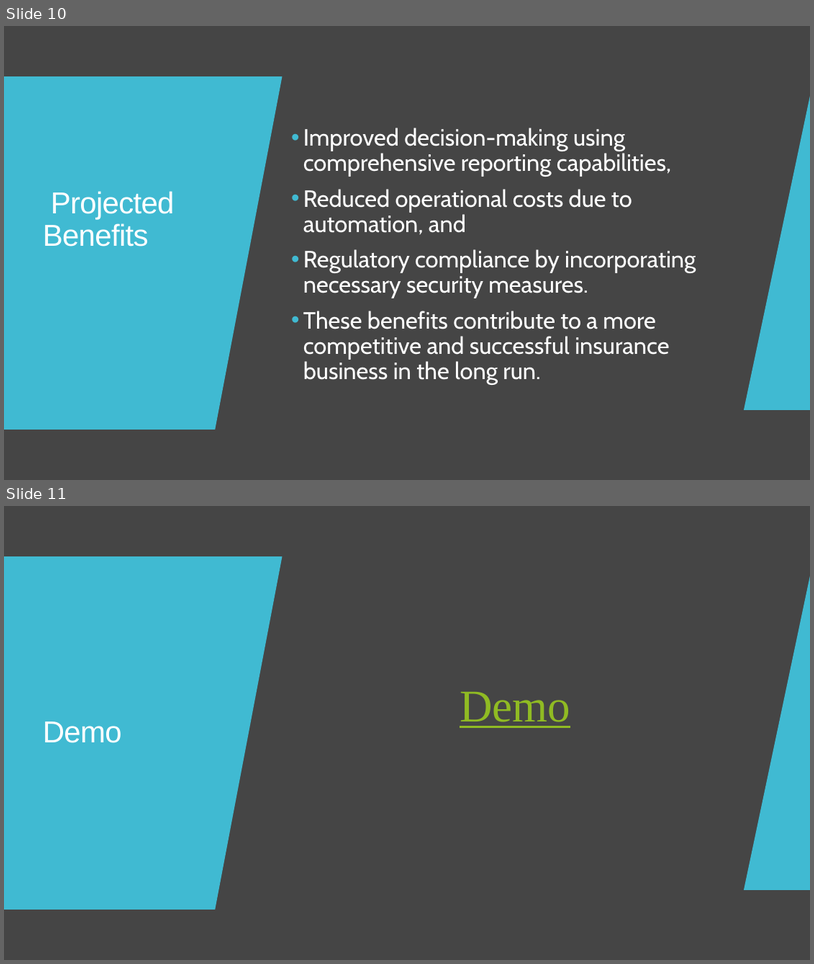
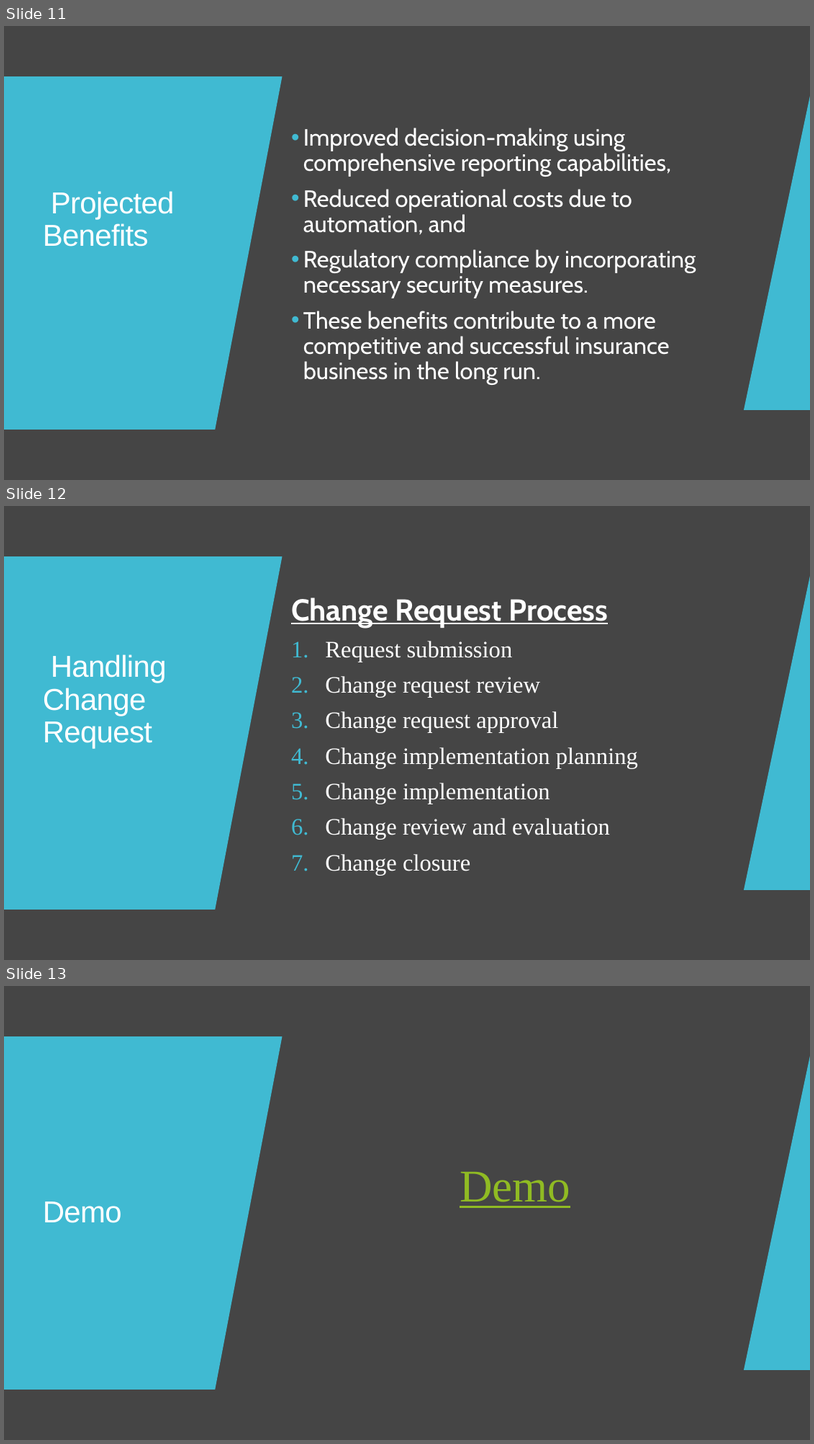
Before and after one commit to SarveshChand12/CS415-Project-Documentation, a slide deck: CS415 Release 1 Presentation.pptx. Shown one above the other, each under a label of ours: slides 10 and 11 before the commit, slides 11, 12 and 13 after it. The pictures are 814x964 and 814x1444 pixels, drawn with LibreOffice and Linux fonts; fonts in the diff are those of the drawing. Boxes give left, top, right and bottom in pixels: in the first picture for what was removed or moved away, otherwise in the second. Text is boxed around its words. In the diff, an @@ line names an element or a change of style, - is before the commit and + after.

```diff
--- a/CS415 Release 1 Presentation.pptx
+++ b/CS415 Release 1 Presentation.pptx
@@ slide 12 added at [4, 506, 810, 960], background #454545; not listed: 2 template elements that a slide beside it also shows @@
@@ rectangle added at [4, 506, 810, 960], fill #454545 @@
@@ freeform shape added at [4, 556, 282, 909], fill #40BAD2 @@
@@ freeform shape added at [744, 576, 810, 890], fill #40BAD2 @@
@@ text added at [291, 597, 638, 875], 28 pt, text #FFFFFF @@
+Change Request Process
+1. Request submission
+2. Change request review
+3. Change request approval
+4. Change implementation planning
+5. Change implementation
+6. Change review and evaluation
+7. Change closure
@@ title added at [43, 654, 167, 749], 36 pt, text #FFFFFF @@
+Handling Change Request
@@ what was slide 10 is now slide 11 @@
@@ what was slide 11 is now slide 13 @@
```
Also in this commit, not shown: 2 slides changed, 2 other slides added, 3 other files.
